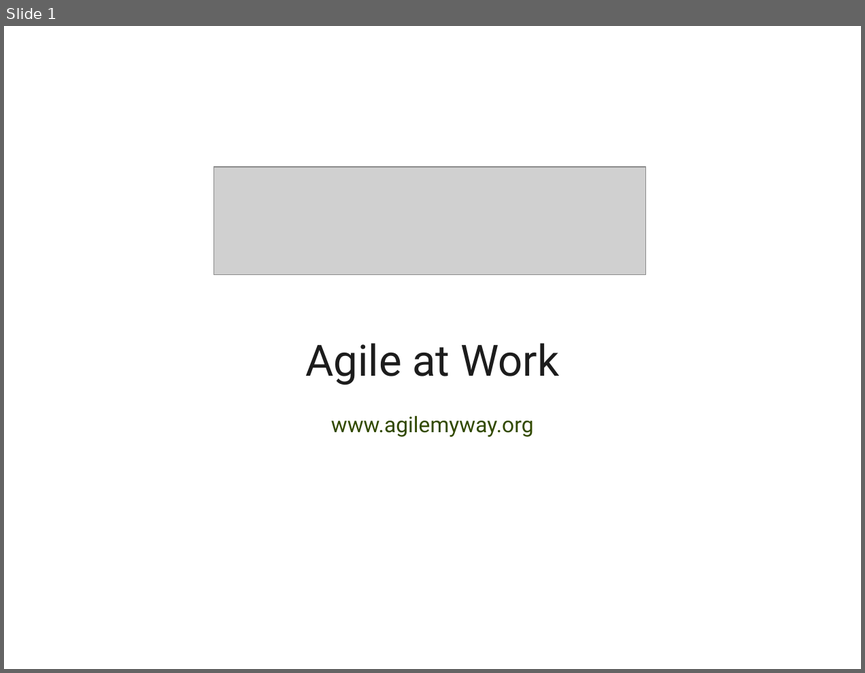
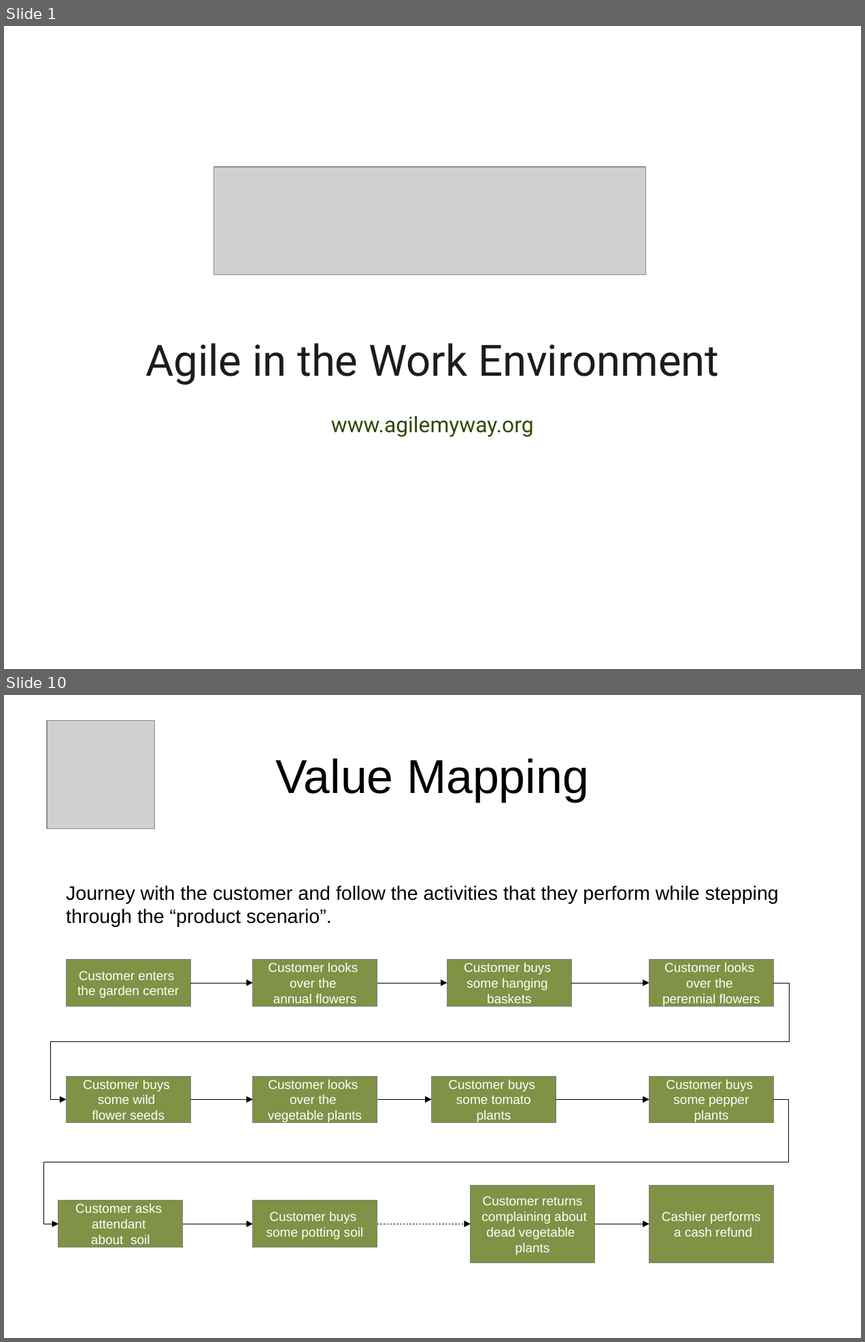
Before and after one commit to dsietz/agile-my-way, a slide deck: doc/Agile at Work.odp. Shown one above the other, each under a label of ours: slide 1 before the commit, slides 1 and 10 after it; the slides between them are not shown. The pictures are 865x673 and 865x1342 pixels, drawn with LibreOffice and Linux fonts; fonts in the diff are those of the drawing; grey boxes stand for pictures. Boxes give left, top, right and bottom in pixels: in the first picture for what was removed or moved away, otherwise in the second. Text is boxed around its words. In the diff, an @@ line names an element or a change of style, - is before the commit and + after.

Commit message:
added the Agile at Work presentation

```diff
--- a/doc/Agile at Work.odp
+++ b/doc/Agile at Work.odp
@@ slide 10 added at box(4, 695, 861, 1338), background #FFFFFF @@
@@ picture added at box(47, 721, 155, 829) @@
@@ title added at box(275, 758, 589, 802), 44 pt, text #000000 @@
+Value Mapping
@@ text added at box(66, 885, 779, 927), 18 pt, text #000000 @@
+Journey with the customer and follow the activities that they perform while stepping through the “product scenario”.
@@ rectangle added at box(66, 960, 190, 1006), fill #7F9245, outline #808080 0 pt, 12 pt, text #FFFFFF @@
+Customer enters
+the garden center
@@ rectangle added at box(253, 960, 377, 1006), fill #7F9245, outline #808080 0 pt, 12 pt, text #FFFFFF @@
+Customer looks
+over the
+annual flowers
@@ rectangle added at box(447, 960, 572, 1006), fill #7F9245, outline #808080 0 pt, 12 pt, text #FFFFFF @@
+Customer buys
+some hanging
+baskets
@@ rectangle added at box(649, 960, 774, 1006), fill #7F9245, outline #808080 0 pt, 12 pt, text #FFFFFF @@
+Customer looks
+over the
+perennial flowers
@@ elbow arrow added from (774, 983) to (66, 1100), #000000 0 pt @@
@@ elbow arrow added from (190, 983) to (253, 983), #000000 0 pt @@
@@ elbow arrow added from (377, 983) to (447, 983), #000000 0 pt @@
@@ elbow arrow added from (572, 983) to (649, 983), #000000 0 pt @@
@@ rectangle added at box(66, 1076, 190, 1123), fill #7F9245, outline #808080 0 pt, 12 pt, text #FFFFFF @@
+Customer buys
+some wild
+flower seeds
@@ rectangle added at box(253, 1076, 377, 1123), fill #7F9245, outline #808080 0 pt, 12 pt, text #FFFFFF @@
+Customer looks
+over the
+vegetable plants
@@ rectangle added at box(432, 1076, 556, 1123), fill #7F9245, outline #808080 0 pt, 12 pt, text #FFFFFF @@
+Customer buys
+some tomato plants
@@ rectangle added at box(649, 1076, 774, 1123), fill #7F9245, outline #808080 0 pt, 12 pt, text #FFFFFF @@
+Customer buys
+some pepper plants
@@ elbow arrow added from (774, 1100) to (58, 1223), #000000 0 pt @@
@@ elbow arrow added from (190, 1100) to (253, 1100), #000000 0 pt @@
@@ elbow arrow added from (377, 1100) to (432, 1100), #000000 0 pt @@
@@ elbow arrow added from (556, 1100) to (649, 1100), #000000 0 pt @@
@@ rectangle added at box(58, 1200, 183, 1247), fill #7F9245, outline #808080 0 pt, 12 pt, text #FFFFFF @@
+Customer asks
+attendant
+about soil
@@ rectangle added at box(253, 1200, 377, 1247), fill #7F9245, outline #808080 0 pt, 12 pt, text #FFFFFF @@
+Customer buys
+some potting soil
@@ rectangle added at box(470, 1185, 595, 1263), fill #7F9245, outline #808080 0 pt, 12 pt, text #FFFFFF @@
+Customer returns
+complaining about
+dead vegetable
+plants
@@ rectangle added at box(649, 1185, 774, 1263), fill #7F9245, outline #808080 0 pt, 12 pt, text #FFFFFF @@
+Cashier performs
+a cash refund
@@ elbow arrow added from (183, 1223) to (253, 1223), #000000 0 pt @@
@@ elbow arrow added from (377, 1223) to (470, 1223), #000000 0 pt @@
@@ elbow arrow added from (595, 1223) to (649, 1223), #000000 0 pt @@
@@ slide 1 changed as well @@
@@ text at box(145, 343, 719, 385): text changed @@
-Agile at Work
+Agile in the Work Environment
```
Also in this commit, not shown: 1 other slide changed, 37 other slides added, 1 slide removed, 2 other files.
